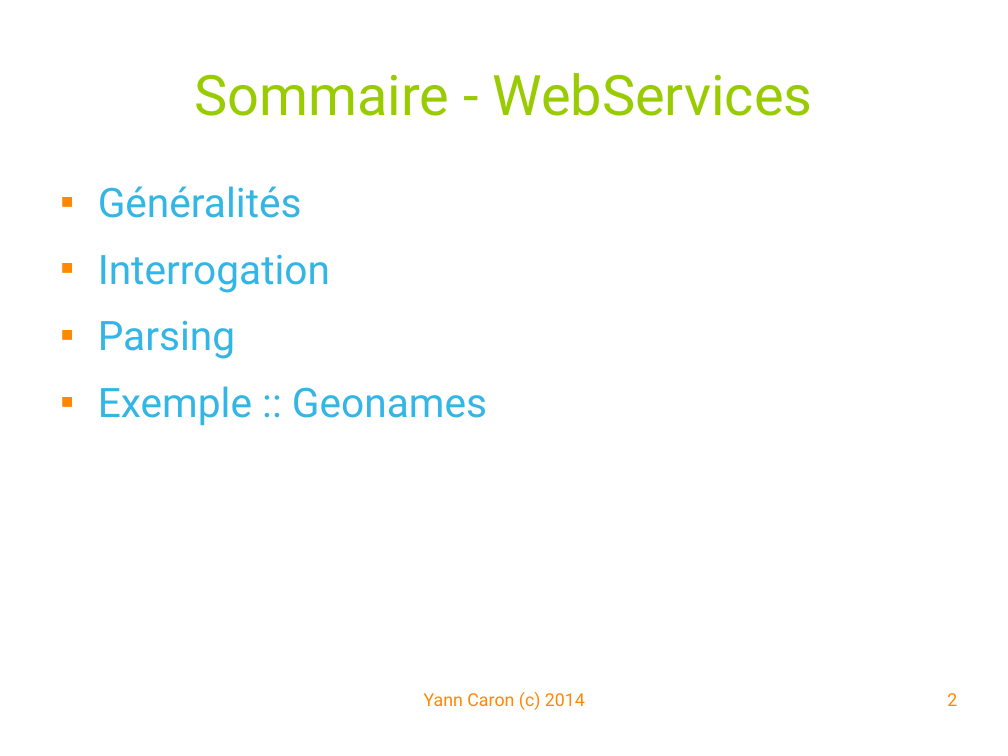
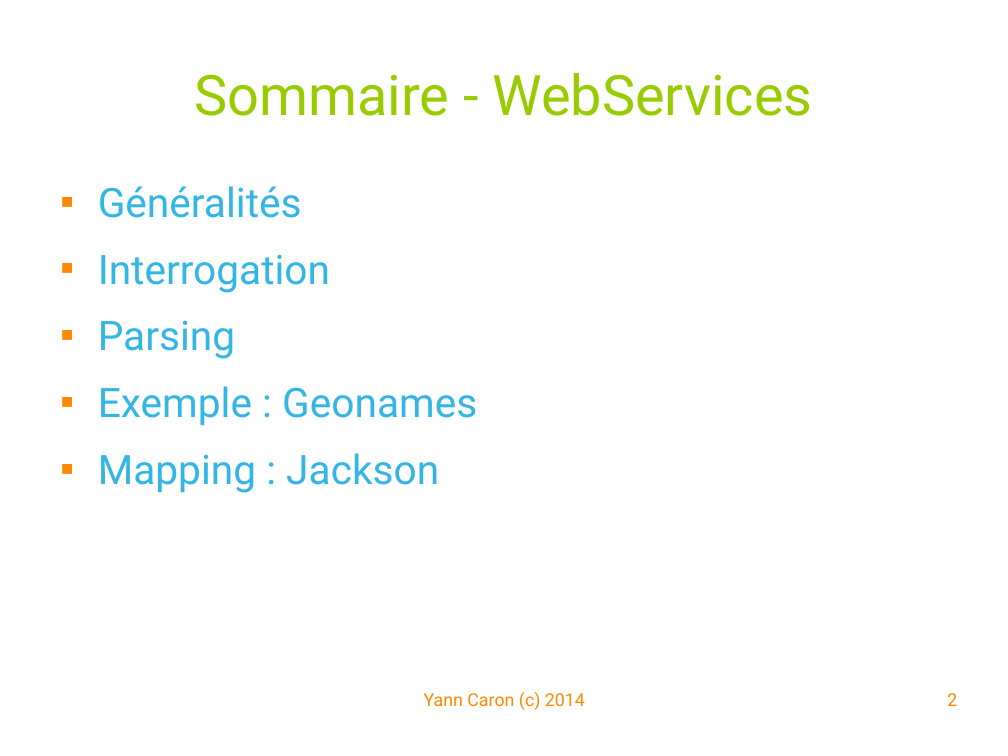
Before and after one commit to YannCaron/Android-ENSG, a slide deck: slide 2 of 09 - WebServices.odp. Drawn at 1008x756 pixels with LibreOffice and Linux fonts; fonts in the diff are those of the drawing; background and template pictures are left out. Boxes give left, top, right and bottom in pixels: in the first picture for what was removed or moved away, otherwise in the second. Text is boxed around its words. In the diff, an @@ line names an element or a change of style, - is before the commit and + after.

Commit message:
jackson POC

```diff
--- a/09 - WebServices.odp
+++ b/09 - WebServices.odp
@@ text at box(98, 386, 477, 493): text changed @@
-■ Exemple :: Geonames
+■ Exemple : Geonames
+■ Mapping : Jackson
```
Also in this commit, not shown: 11 other slides changed, 12 slides added, 13 other files.
